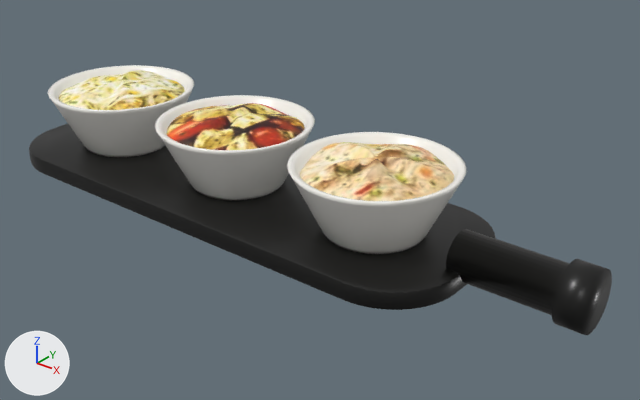
The glTF model models/salad-plate.glb as it was, and as the next commit left it.
Camera for both pictures: a 50 mm camera at (0.385, -0.433, 0.292) aimed at (0.03, 0.01, 0.017). The lights are fixed; the arrows at lower left show +X, +Y and +Z. The first picture is the older version. Where no turn or scale is listed for an object, it has been applied to the vertices. Vertices at exactly the same position are counted once.

Names of what the first picture shows: 'board.002', 'bowl1', 'bowl2', 'bowl3', 'food1', 'food2', 'food3', 'handle'.
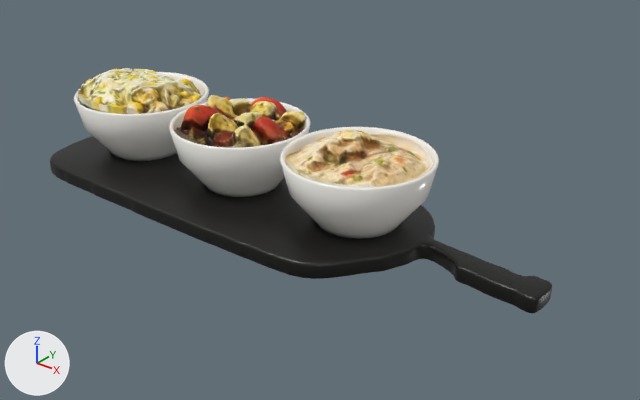
Location of each change, [x1, y1, x2, y2] in pixels of the pictures (640 x 400 px; the box of a moved part takes in the faces that stretch with it):
'board.002', deleted (black): before [29, 124, 496, 310]
'salad-plate_tray', added (black): after [50, 136, 552, 313]
'handle', deleted (black): before [446, 229, 612, 335]
'bowl3', deleted: before [287, 132, 466, 254]
'bowl2', surface changed, reshaped, moved, rescaled (11% narrower): before [155, 95, 315, 200]; after [169, 98, 311, 197]
'salad-plate_bowl3', added: after [280, 127, 439, 239]
'food3', deleted (beige): before [300, 142, 454, 201]
'salad-plate_salad3', added (beige): after [285, 129, 433, 187]
'bowl1', deleted: before [48, 65, 194, 157]
'salad-plate_salad2', added: after [174, 95, 305, 148]
'food2', deleted: before [167, 103, 305, 150]
'salad-plate_salad1', added (beige): after [78, 68, 202, 114]
'salad-plate_bowl1', added: after [74, 72, 209, 161]
'food1', deleted (beige): before [59, 70, 185, 110]
part 1 of me_bowl1, moved or reshaped: before [48, 65, 466, 254]; after [169, 98, 311, 197]

Edits to the bpy script that builds the scene:
```text
Change mat_salad_plate_bowl1:
    where n0 = _N.new('ShaderNodeBsdfPrincipled'); n0.name = 'Principled BSDF'
    add n0.inputs[0].default_value = (0.922, 0.905, 0.855, 1.0)  # 'Base Color', white #f6f4ee
    n0.inputs[2].default_value: 0.6 -> 0.18  # 'Roughness'
    remove n2 = _N.new('ShaderNodeTexImage'); n2.name = 'Image Texture'
    remove n2.image = img_bowl1
    remove n3 = _N.new('ShaderNodeNormalMap'); n3.name = 'Normal Map'
    remove n3.uv_map = 'UVMap'
    remove n4 = _N.new('ShaderNodeTexImage'); n4.name = 'Image Texture.001'
    remove n4.image = img_bowl1_normal
    remove _L.new(n2.outputs[0], n0.inputs[0])  # 'Color' to 'Base Color'
    remove _L.new(n3.outputs[0], n0.inputs[5])  # 'Normal' to 'Normal'
    remove _L.new(n4.outputs[0], n3.inputs[1])  # 'Color' to 'Color'
Add mat_salad_plate_salad3:
    mat_salad_plate_salad3 = bpy.data.materials.new('salad-plate_salad3')
    # uses the picture img_salad3_albedo
    # uses the picture img_salad3_normal
Add mat_salad_plate_salad2:
    mat_salad_plate_salad2 = bpy.data.materials.new('salad-plate_salad2')
    # uses the picture img_salad2_albedo
    # uses the picture img_salad2_normal
Add mat_salad_plate_salad1:
    mat_salad_plate_salad1 = bpy.data.materials.new('salad-plate_salad1')
    # uses the picture img_salad1_albedo
    # uses the picture img_salad1_normal
Change me_bowl1:
    used by ob_bowl2; location = (-0.04, 0.0, 0.0398); scale = (0.0575, 0.0575, 0.0575)
    remove me_bowl1.from_pydata(...)  # 450 vertices, 896 faces; spans x -1.0..1.0, y -1.0..1.0, z -0.41..0.41
    remove me_bowl1.materials.append(mat_bowl_white)  # white #f6f4ee
    add me_bowl1.from_pydata(...)  # 866 vertices, 1728 faces; spans x -1.0..1.0, y -1.0..1.0, z -0.46..0.46
    me_bowl1 part 1: 450 vertices removed from x -1.0..1.0, y -1.0..1.0, z -0.41..0.41; 866 vertices added at x -1.0..1.0, y -1.0..1.0, z -0.46..0.46
    add me_bowl1.materials.append(mat_salad_plate_bowl1)  # white #f6f4ee
Remove ob_board_002:
    ob_board_002 = bpy.data.objects.new('board.002', me_board_002)
Remove ob_bowl1:
    ob_bowl1 = bpy.data.objects.new('bowl1', me_bowl1)
Change ob_bowl2:
    ob_bowl2.location: (-0.04, 0.0, 0.0398) -> (-0.043, 0.008, 0.036)
    ob_bowl2.scale: (0.0575, 0.0575, 0.0575) -> (0.0517, 0.0517, 0.0517)
Remove ob_bowl3:
    ob_bowl3 = bpy.data.objects.new('bowl3', me_bowl1)
Remove ob_food1:
    ob_food1 = bpy.data.objects.new('food1', me_food1)
Remove ob_food2:
    ob_food2 = bpy.data.objects.new('food2', me_food2)
Remove ob_food3:
    ob_food3 = bpy.data.objects.new('food3', me_food3)
Remove ob_handle:
    ob_handle = bpy.data.objects.new('handle', me_handle)
Add ob_salad_plate_tray:
    ob_salad_plate_tray = bpy.data.objects.new('salad-plate_tray', me_salad_plate_tray)  # 4040 vertices, 8076 faces; spans x -0.207..0.207, y -0.065..0.065, z -0.006..0.006; in mat_salad_plate_tray (black #0c0b08)
    ob_salad_plate_tray.location = (0.0, -0.0002, 0.006)
Add ob_salad_plate_salad3:
    ob_salad_plate_salad3 = bpy.data.objects.new('salad-plate_salad3', me_salad_plate_salad3)  # 3328 vertices, 6652 faces; spans x -0.0495..0.0495, y -0.0495..0.0495, z -0.0235..0.0235
    ob_salad_plate_salad3.location = (0.0627, 0.0119, 0.0505)
Add ob_salad_plate_salad2:
    ob_salad_plate_salad2 = bpy.data.objects.new('salad-plate_salad2', me_salad_plate_salad2)  # 3313 vertices, 6622 faces; spans x -0.0481..0.0481, y -0.0481..0.0481, z -0.0253..0.0253
    ob_salad_plate_salad2.location = (-0.043, 0.008, 0.0523)
Add ob_salad_plate_salad1:
    ob_salad_plate_salad1 = bpy.data.objects.new('salad-plate_salad1', me_salad_plate_salad1)  # 3381 vertices, 6758 faces; spans x -0.0495..0.0495, y -0.0495..0.0495, z -0.0244..0.0244
    ob_salad_plate_salad1.location = (-0.1506, 0.008, 0.0514)
Add ob_salad_plate_bowl3:
    ob_salad_plate_bowl3 = bpy.data.objects.new('salad-plate_bowl3', me_salad_plate_bowl3)  # 866 vertices, 1728 faces; spans x -0.0532..0.0532, y -0.0532..0.0532, z -0.024..0.024; in mat_salad_plate_bowl1 (white #f6f4ee)
    ob_salad_plate_bowl3.location = (0.0627, 0.0119, 0.036)
Add ob_salad_plate_bowl1:
    ob_salad_plate_bowl1 = bpy.data.objects.new('salad-plate_bowl1', me_salad_plate_bowl1)  # 866 vertices, 1728 faces; spans x -0.0533..0.0533, y -0.0533..0.0533, z -0.024..0.024; in mat_salad_plate_bowl1 (white #f6f4ee)
    ob_salad_plate_bowl1.location = (-0.1506, 0.008, 0.036)
```
